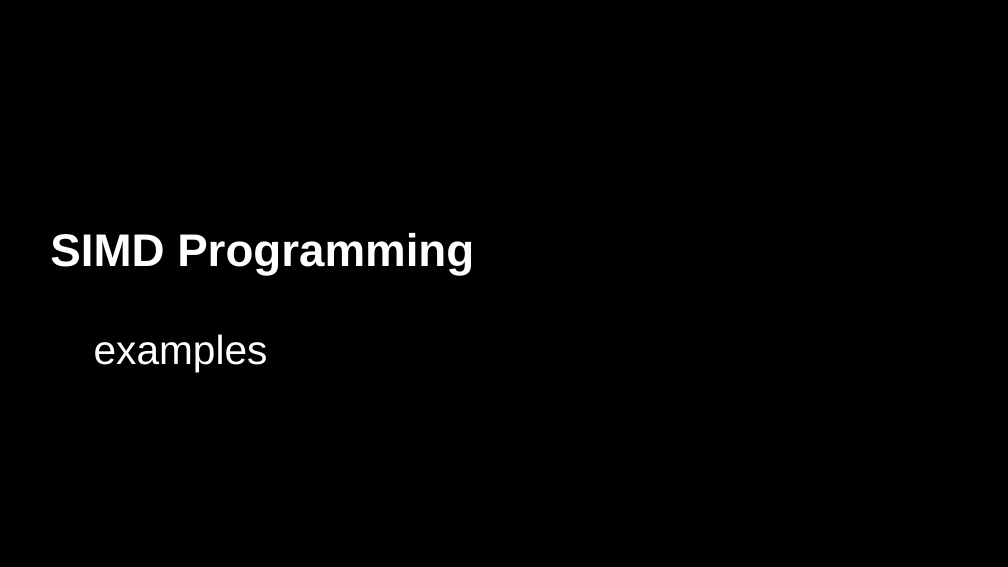
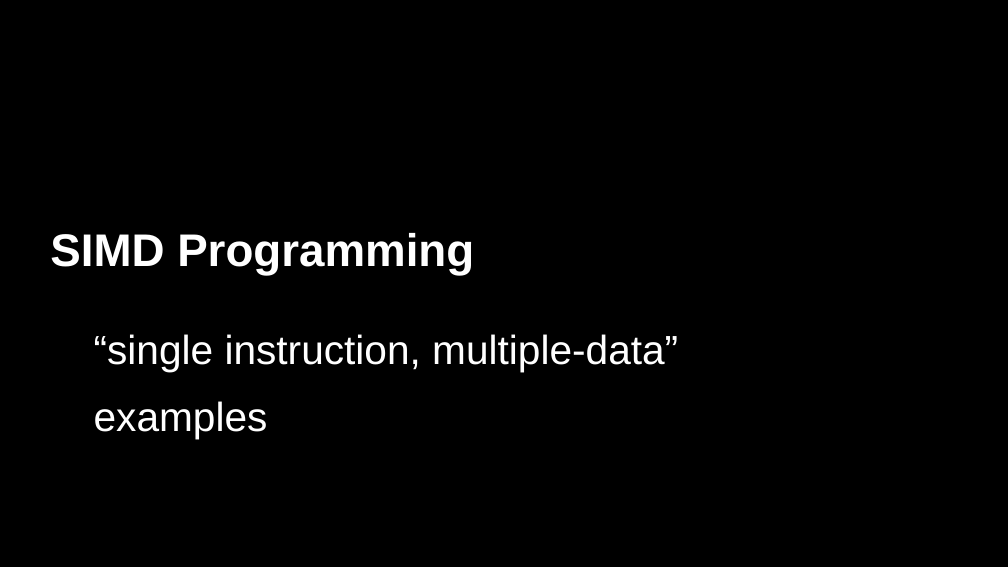
Before and after one commit to ax3l/datenspuren_2016, a slide deck: slide 25 of Slides.odp (slide 20 before the commit). Drawn at 1008x567 pixels with LibreOffice and Linux fonts; fonts in the diff are those of the drawing; background and template pictures are left out. Boxes give left, top, right and bottom in pixels: in the first picture for what was removed or moved away, otherwise in the second. Text is boxed around its words. In the diff, an @@ line names an element or a change of style, - is before the commit and + after.

```diff
--- a/Slides.odp
+++ b/Slides.odp
@@ text at (94, 334, 678, 372): paragraph added @@
+“single instruction, multiple-data”
```
Also in this commit, not shown: 5 other slides changed, 5 slides added.
